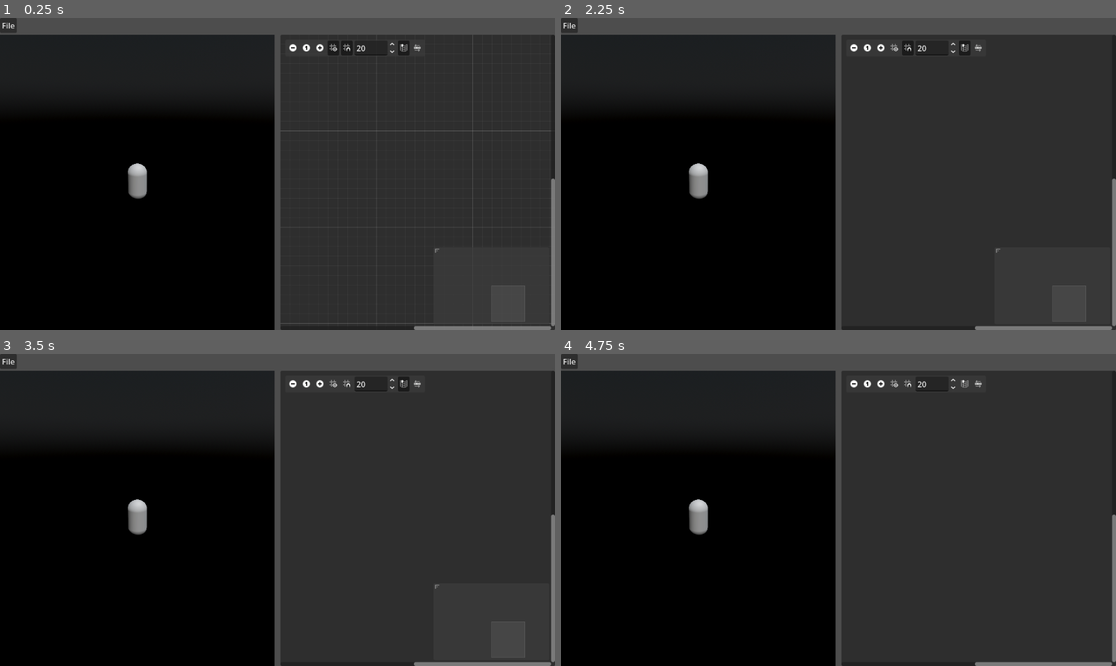
Above: before the commit, frames 1-4 (two rows, left to right).
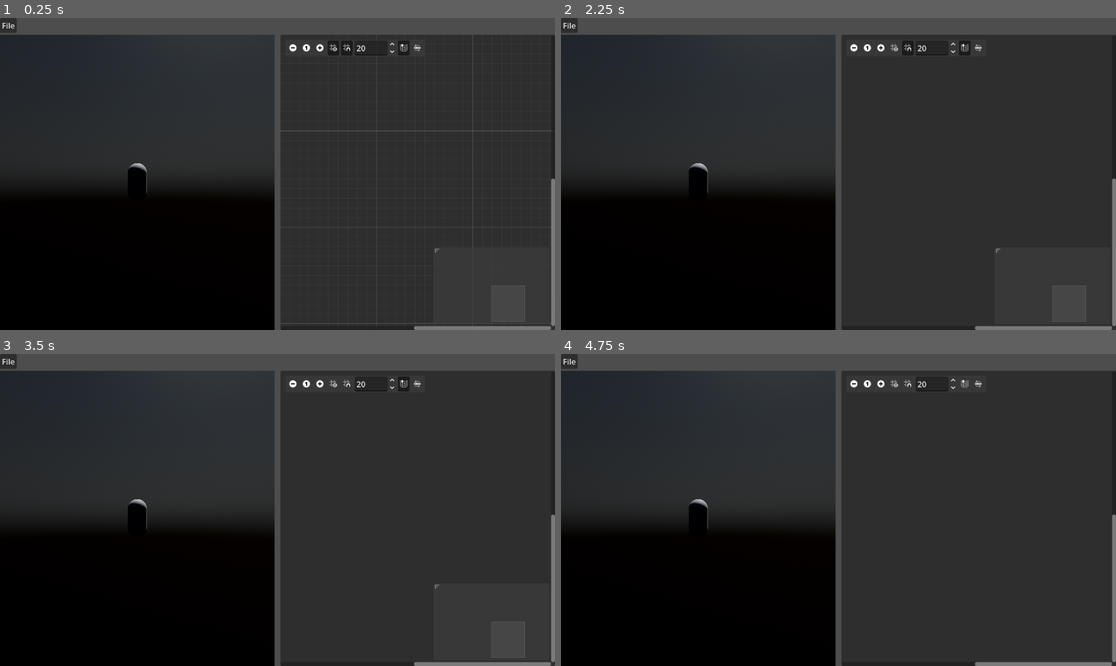
Above: after the commit, the same moments.

Repository: atirut-w/arborgen
Game: Godot game, scene res://scenes/main/main.tscn
Same seed, same stepped clock (60 frames per second), same inputs: the game is played once before the commit and once after it.
Inputs (mouse positions are in pixels of both pictures, inside the frame that each line leads up to):
- Up to frame 1 (0.25 s): no input
- Up to frame 2 (2.25 s): click (855, 49) at 0.5 s; click (882, 49) at 1.25 s; click (894, 49) at 2 s
- Up to frame 3 (3.5 s): click (344, 385) at 2.75 s
- Up to frame 4 (4.75 s): click (966, 385) at 3.5 s; click (977, 385) at 4.25 s

The runs differ from the first frame. In frame 1, 15% of the frame differs, in the area x 0-50%, y 5-58%; in frame 2, 15%; in frame 3, 15%; in frame 4, 15%.

Commit message:
Improve orbit camera

Diff:
--- a/scripts/orbit_camera.gd
+++ b/scripts/orbit_camera.gd
@@ -9,25 +9,22 @@
 @export var min_distance := 1.0
 @export var max_distance := 100.0
 
-var _rotation := Vector2(PI / 4, PI / 8)
 var _last_mouse_position := Vector2.ZERO
 
 
 func _physics_process(delta: float) -> void:
-	var x := distance * cos(_rotation.y) * cos(_rotation.x)
-	var y := distance * sin(_rotation.y)
-	var z := distance * cos(_rotation.y) * sin(_rotation.x)
-
-	position = target + Vector3(x, y, -z)
-	look_at(target, Vector3.UP)
+	var x := distance * cos(rotation.x) * sin(rotation.y)
+	var y := -distance * sin(rotation.x)
+	var z := distance * cos(rotation.x) * cos(rotation.y)
+	position = target + Vector3(x, y, z)
 
 
 func _unhandled_input(event: InputEvent) -> void:
 	if event is InputEventMouseMotion:
 		if Input.is_mouse_button_pressed(MOUSE_BUTTON_RIGHT):
-			_rotation.x -= event.relative.x * 0.01
-			_rotation.y += event.relative.y * 0.01
-			_rotation.y = clamp(_rotation.y, -deg_to_rad(45), deg_to_rad(45))
+			rotation.y -= event.relative.x * 0.01
+			rotation.x -= event.relative.y * 0.01
+			rotation.x = clamp(rotation.x, deg_to_rad(-89), deg_to_rad(89))
 	if event is InputEventMouseButton:
 		if event.button_index == MOUSE_BUTTON_RIGHT:
 			if event.is_pressed():
